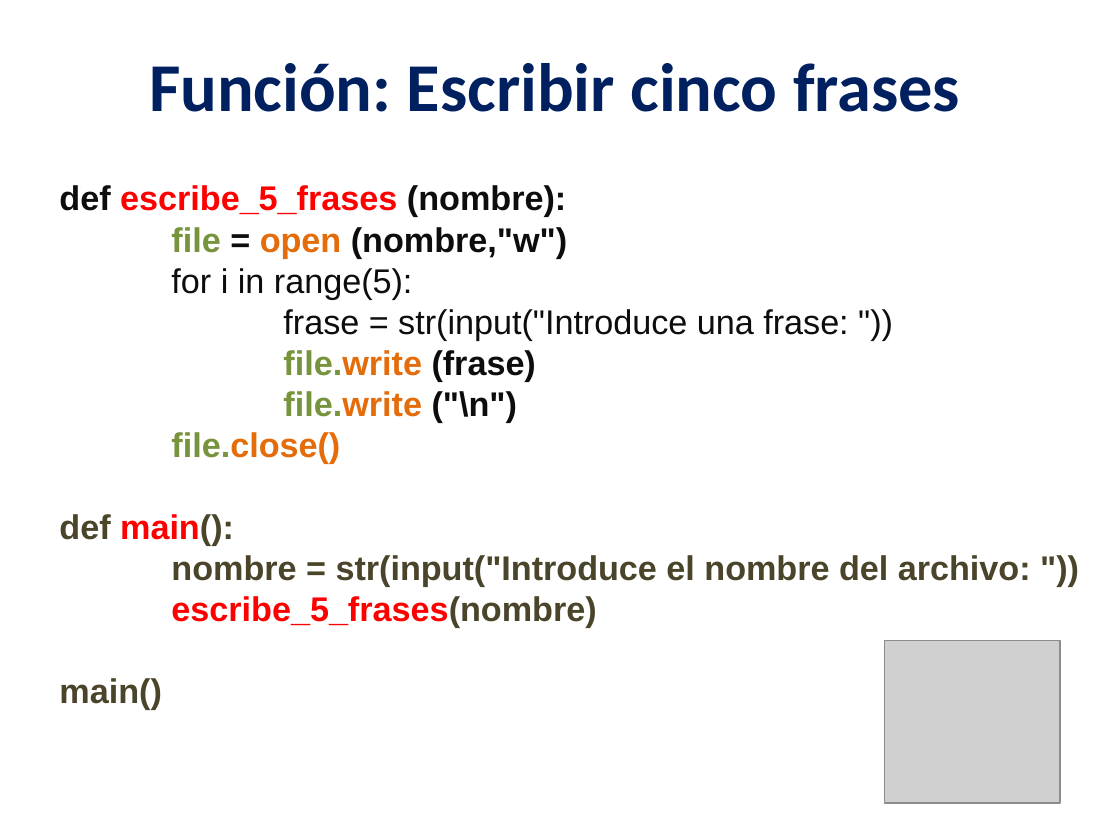
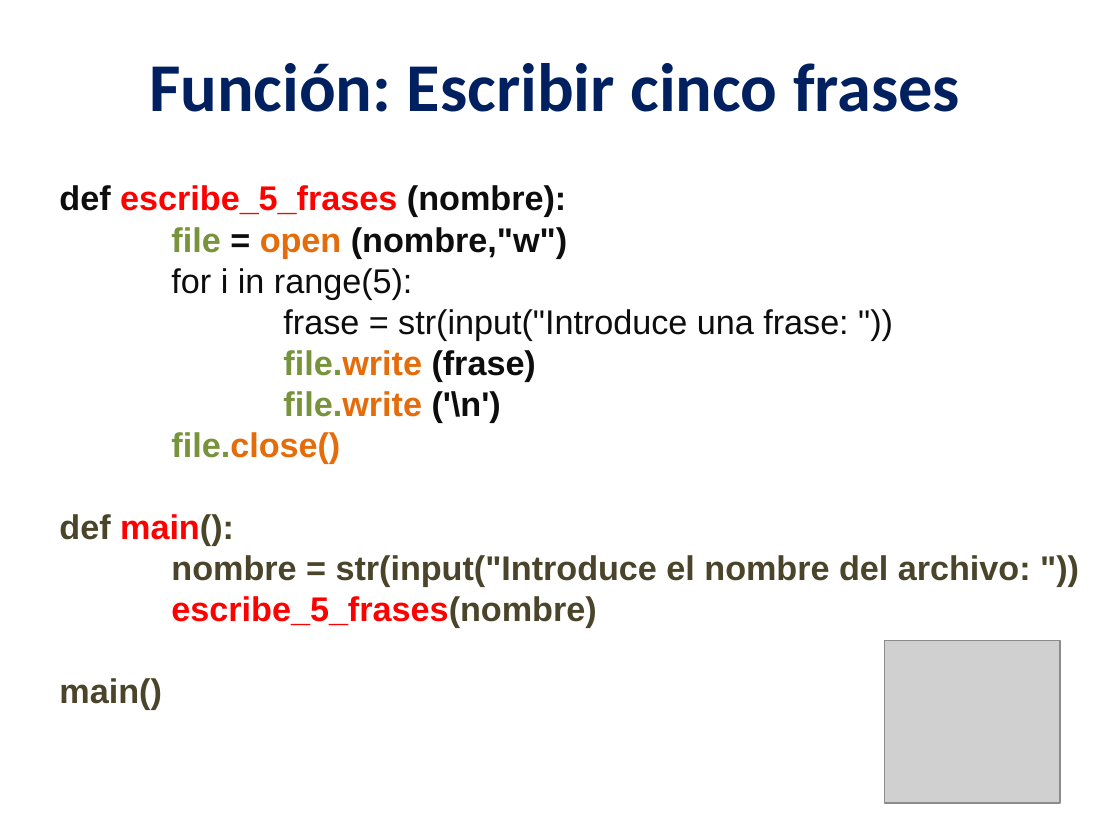
Before and after one commit to lizetheP/PensamientoC, a slide deck: slide 20 of CalendarioAgo2023/presentaciones/12_Archivos.pptx. Drawn at 1120x840 pixels with LibreOffice and Linux fonts; fonts in the diff are those of the drawing; grey boxes stand for pictures. Boxes give left, top, right and bottom in pixels: in the first picture for what was removed or moved away, otherwise in the second. Text is boxed around its words. In the diff, an @@ line names an element or a change of style, - is before the commit and + after.

```diff
--- a/CalendarioAgo2023/presentaciones/12_Archivos.pptx
+++ b/CalendarioAgo2023/presentaciones/12_Archivos.pptx
@@ text at [283, 391, 501, 422]: text changed @@
-file.write ("\n")
+file.write ('\n')
```
Also in this commit, not shown: 1 other file.
